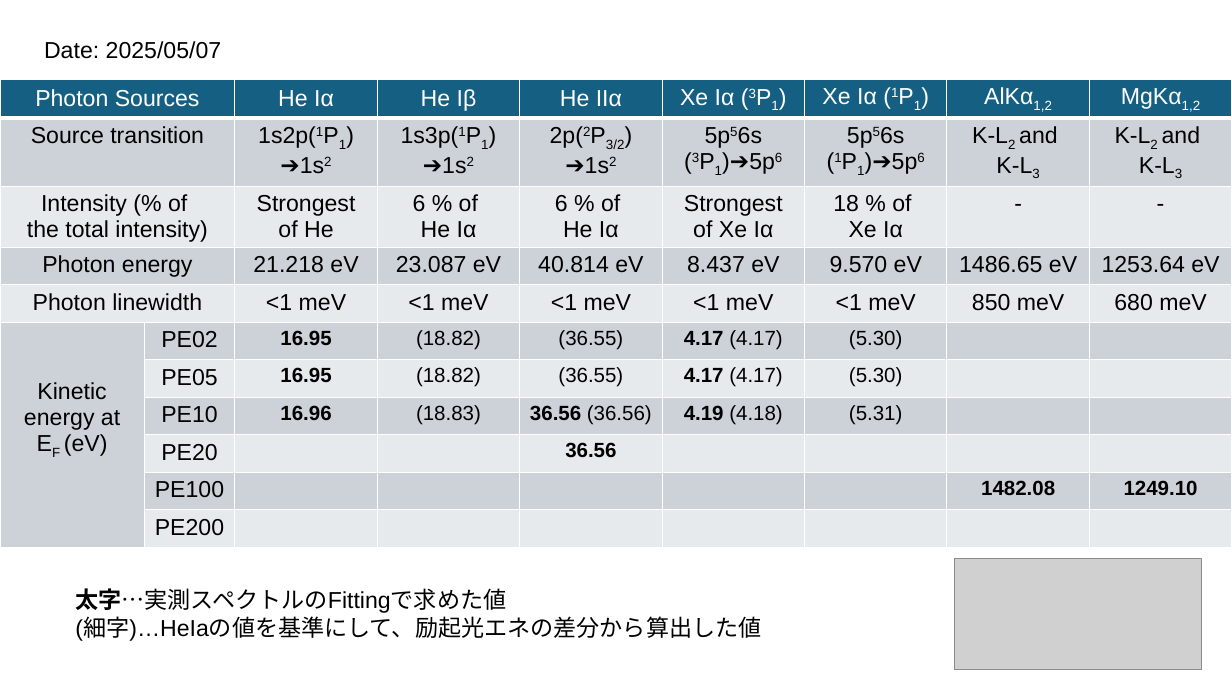
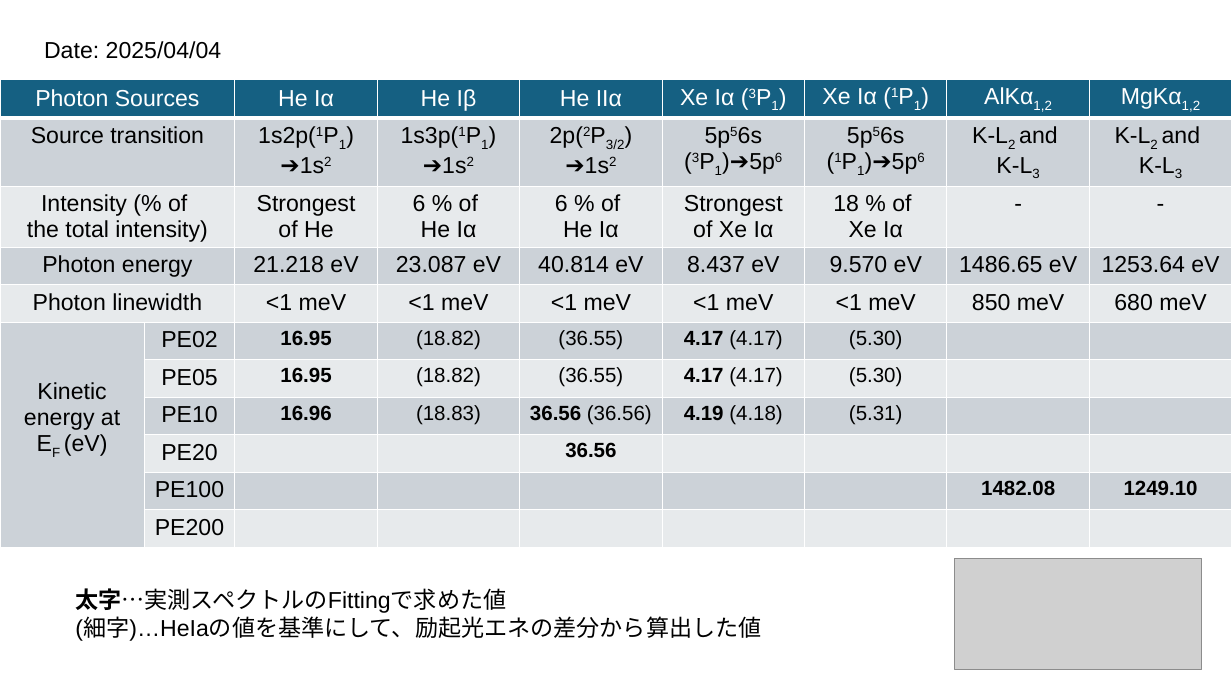
Before and after one commit to NakazawaRyotaro/SpecTaroscoPy, a slide deck: slide 1 of src/others/フェルミ準位ログ/KEatEF_MBSA1_KeraG.pptx. Drawn at 1232x693 pixels with LibreOffice and Linux fonts; fonts in the diff are those of the drawing; grey boxes stand for pictures. Boxes give left, top, right and bottom in pixels: in the first picture for what was removed or moved away, otherwise in the second. Text is boxed around its words. In the diff, an @@ line names an element or a change of style, - is before the commit and + after.

```diff
--- a/src/others/フェルミ準位ログ/KEatEF_MBSA1_KeraG.pptx
+++ b/src/others/フェルミ準位ログ/KEatEF_MBSA1_KeraG.pptx
@@ text at (44, 41, 222, 59): text changed @@
-Date: 2025/05/07
+Date: 2025/04/04
```
Also in this commit, not shown: 9 slides added, 8 other files.
